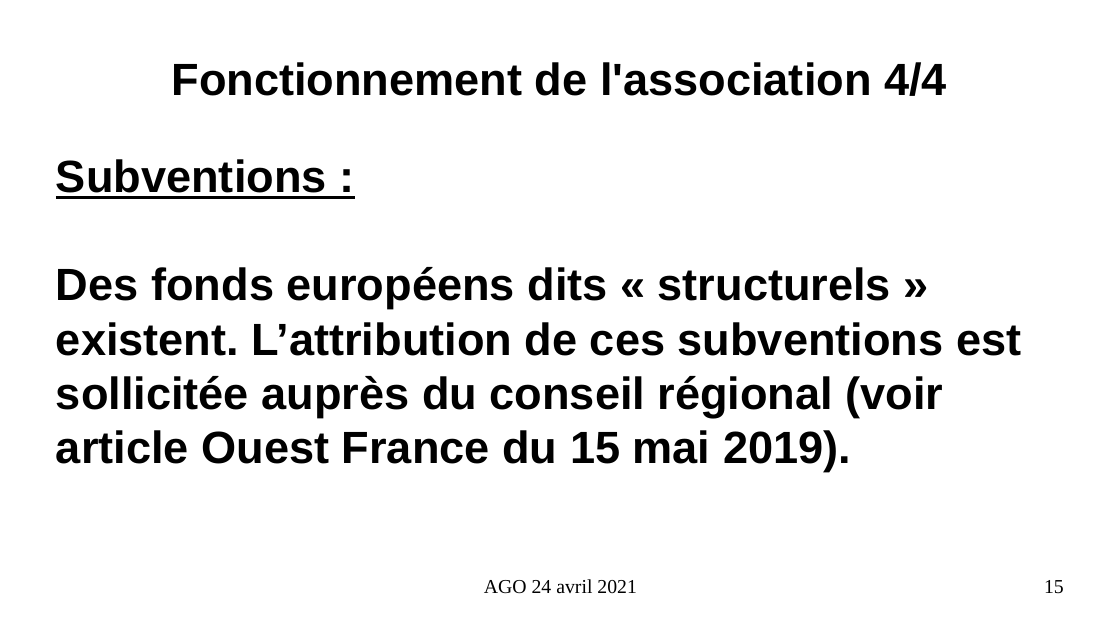
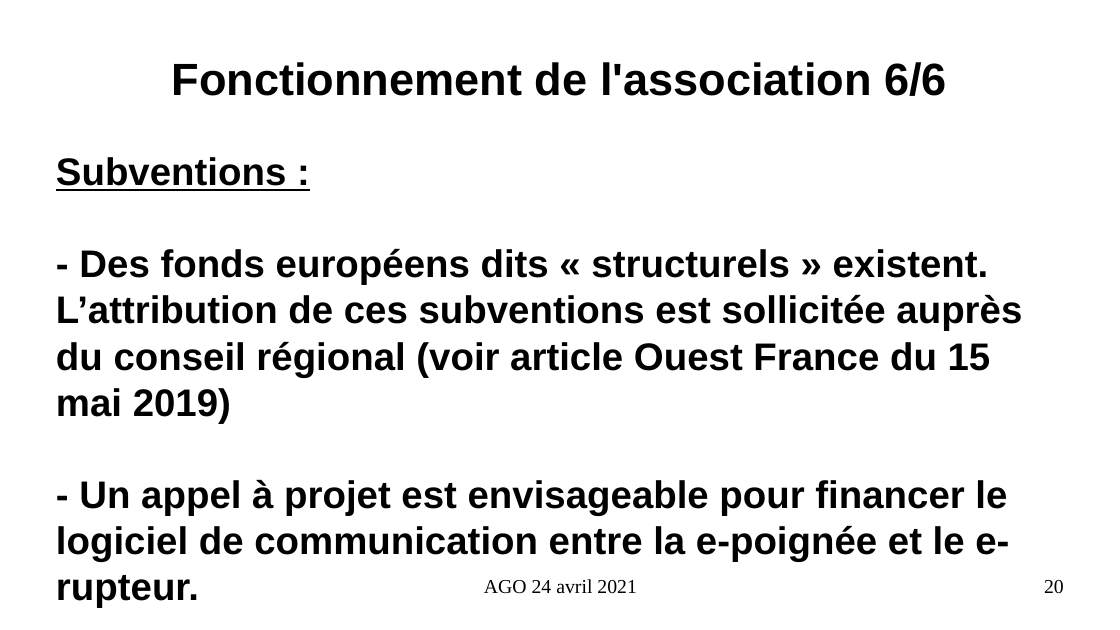
Before and after one commit to AIREL46/SCAO, a slide deck: slide 20 of association/2021/presentation-ago-24-avril-2021.odp (slide 15 before the commit). Drawn at 1120x630 pixels with LibreOffice and Linux fonts; fonts in the diff are those of the drawing. Boxes give left, top, right and bottom in pixels: in the first picture for what was removed or moved away, otherwise in the second. Text is boxed around its words. In the diff, an @@ line names an element or a change of style, - is before the commit and + after.

```diff
--- a/association/2021/presentation-ago-24-avril-2021.odp
+++ b/association/2021/presentation-ago-24-avril-2021.odp
@@ title at (x1=171, y1=62, x2=947, y2=96): text changed @@
-Fonctionnement de l'association 4/4
+Fonctionnement de l'association 6/6
@@ text at (x1=56, y1=157, x2=286, y2=191): size 32 to 27.2 pt in "Subventions :" @@
@@ text at (x1=56, y1=248, x2=1022, y2=608): text changed; size 32 to 27.2 pt @@
-Des fonds européens dits « structurels » existent. L’attribution de ces subventions est sollicitée auprès du conseil régional (voir article Ouest France du 15 mai 2019).
+- Des fonds européens dits « structurels » existent. L’attribution de ces subventions est sollicitée auprès du conseil régional (voir article Ouest France du 15 mai 2019)
+- Un appel à projet est envisageable pour financer le logiciel de communication entre la e-poignée et le e-rupteur.
@@ page number at (x1=1044, y1=580, x2=1064, y2=594): text changed @@
-15
+20
```
Also in this commit, not shown: 12 other slides changed, 5 slides added, 8 other files.
